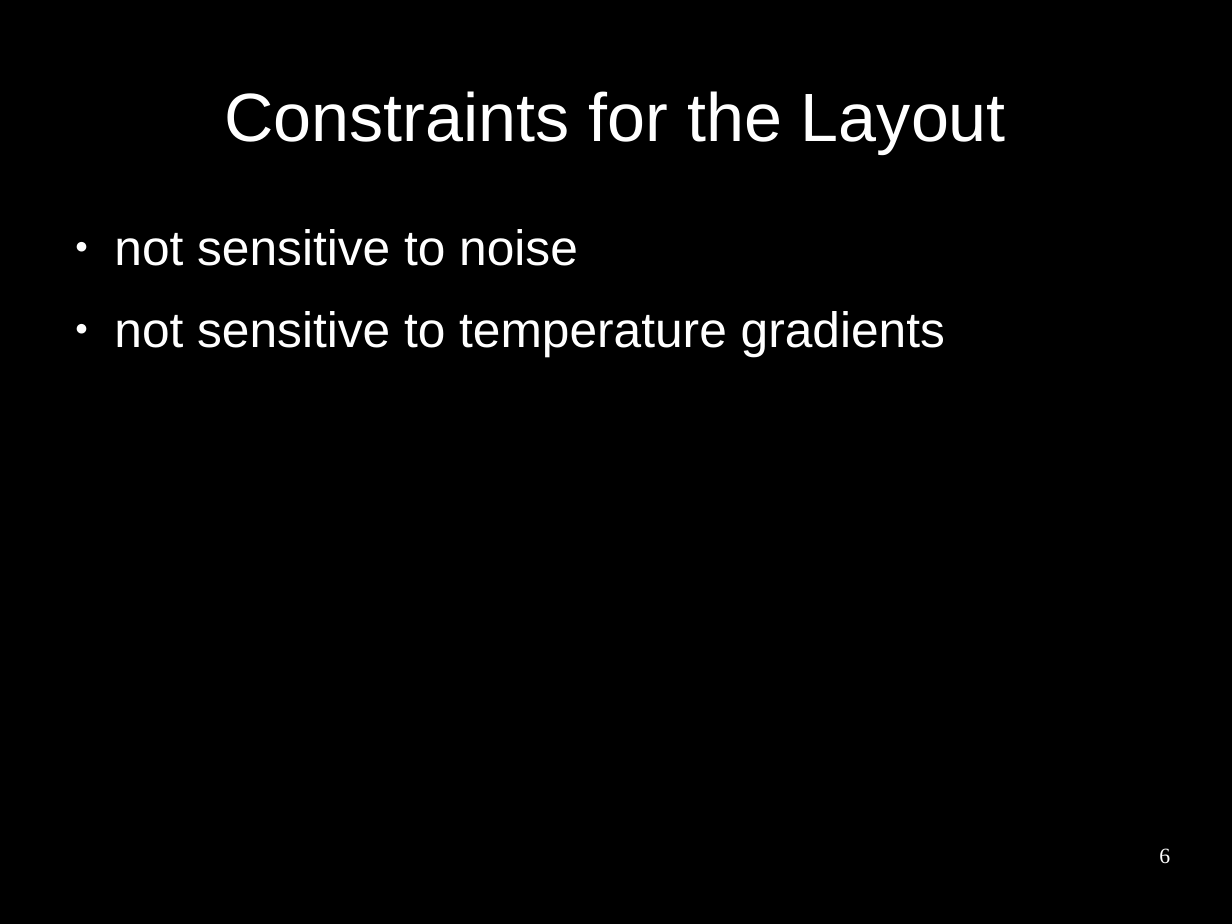
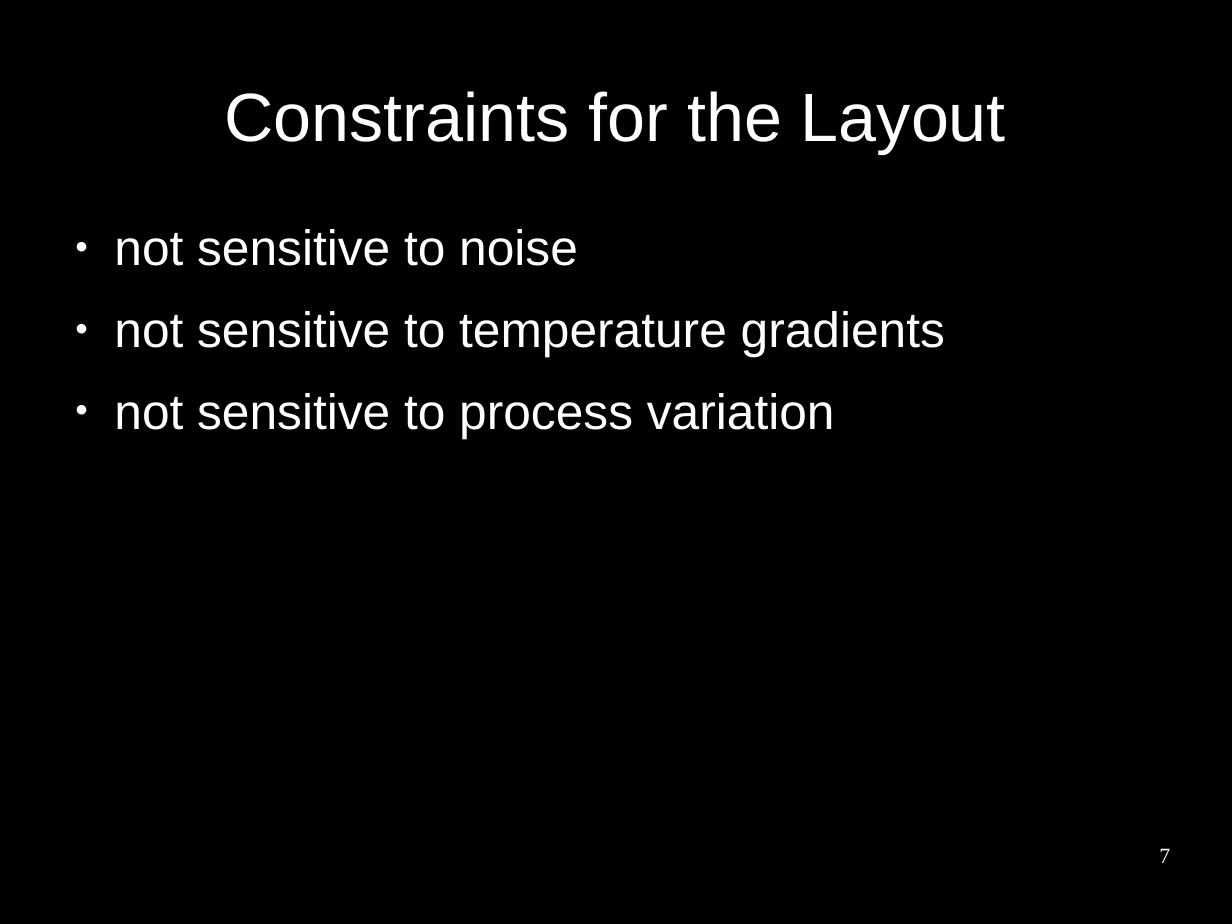
Before and after one commit to benediktibk/bachelorthesis, a slide deck: slide 7 of presentation.odp (slide 6 before the commit). Drawn at 1232x924 pixels with LibreOffice and Linux fonts; fonts in the diff are those of the drawing; background and template pictures are left out. Boxes give left, top, right and bottom in pixels: in the first picture for what was removed or moved away, otherwise in the second. Text is boxed around its words. In the diff, an @@ line names an element or a change of style, - is before the commit and + after.

```diff
--- a/presentation.odp
+++ b/presentation.odp
@@ text at <box>114,393,835,438</box>: paragraph added @@
+● not sensitive to process variation
@@ page number at <box>1159,848,1170,863</box>: text changed @@
-6
+7
```
Also in this commit, not shown: 10 other slides changed, 1 slide added, 3 other files.
